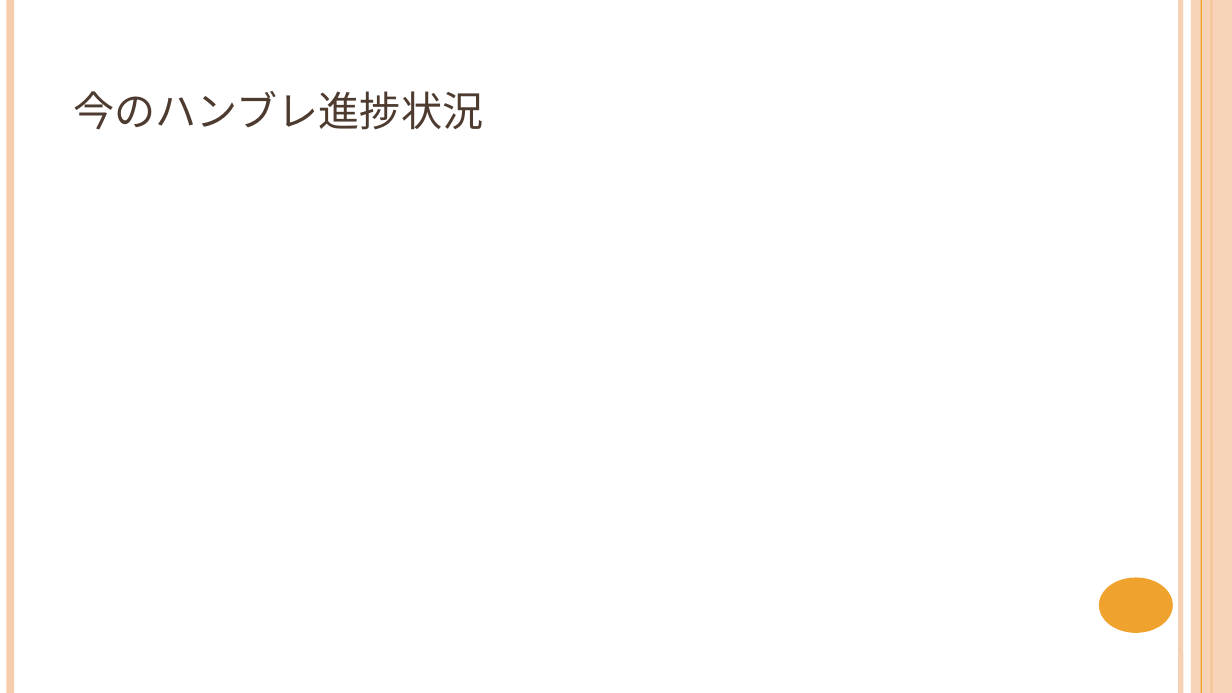
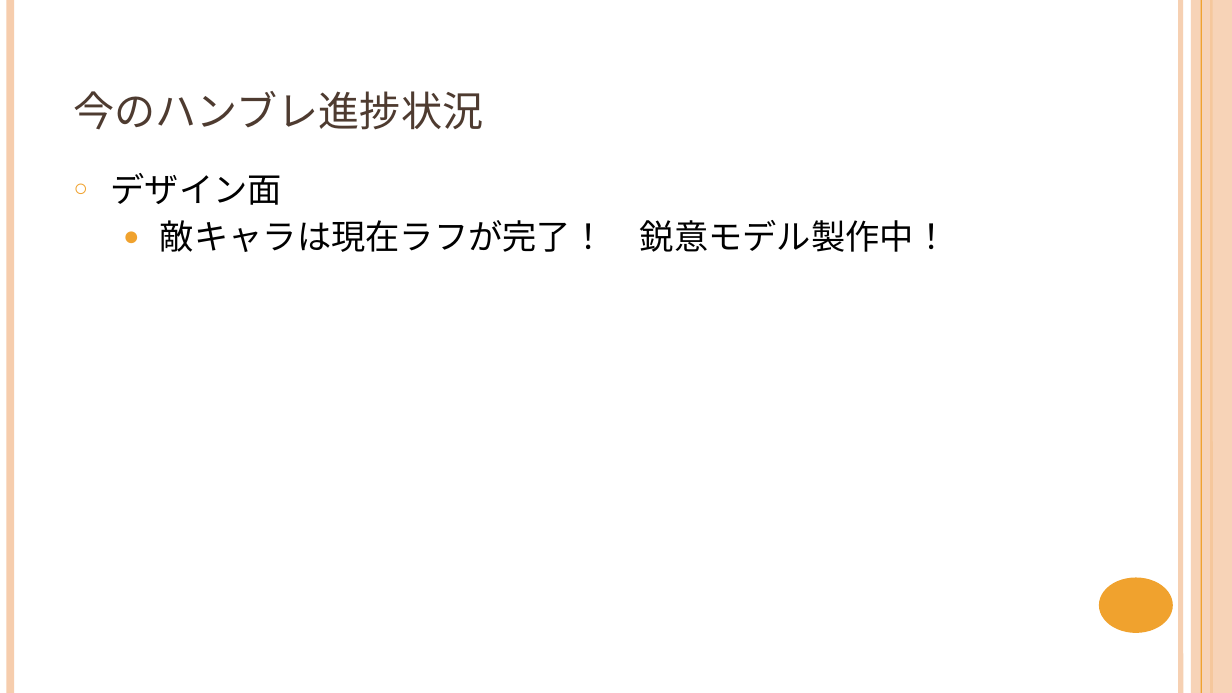
Before and after one commit to NyamLand/VSRPG, a slide deck: slide 10 of 仕様/プレゼンテーション/第二回発表.pptx (slide 9 before the commit). Drawn at 1232x693 pixels with LibreOffice and Linux fonts; fonts in the diff are those of the drawing. Boxes give left, top, right and bottom in pixels: in the first picture for what was removed or moved away, otherwise in the second. Text is boxed around its words. In the diff, an @@ line names an element or a change of style, - is before the commit and + after.

```diff
--- a/仕様/プレゼンテーション/第二回発表.pptx
+++ b/仕様/プレゼンテーション/第二回発表.pptx
@@ text added at [111, 173, 948, 252], 20 pt, text #000000 @@
+○ デザイン面
+  ● 敵キャラは現在ラフが完了！ 鋭意モデル製作中！
```
Also in this commit, not shown: 5 other slides changed, 4 slides added, 3 other files.
